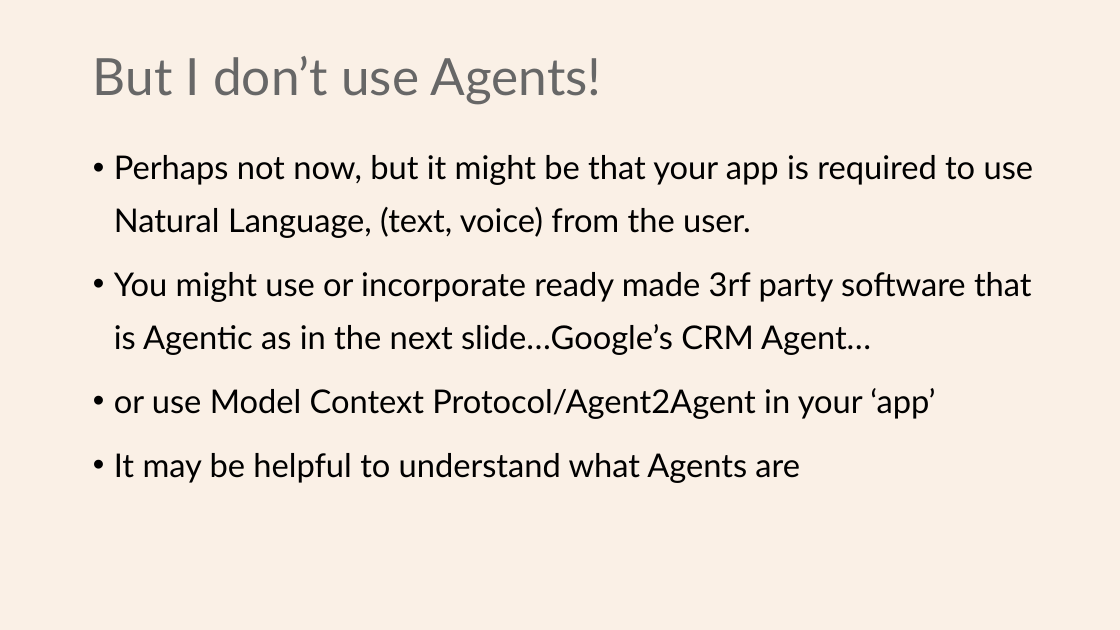
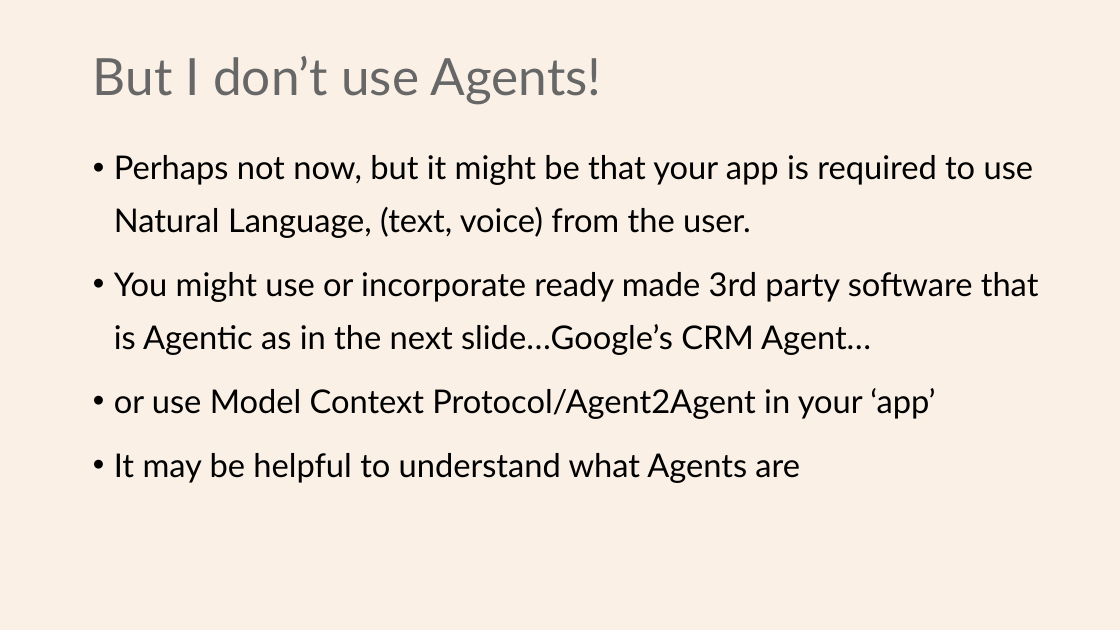
Before and after one commit to Python-Test-Engineer/eval-framework, a slide deck: slide 9 of PYDATA_LONDON_02SEP2025.pptx. Drawn at 1120x630 pixels with LibreOffice and Linux fonts; fonts in the diff are those of the drawing. Boxes give left, top, right and bottom in pixels: in the first picture for what was removed or moved away, otherwise in the second. Text is boxed around its words. In the diff, an @@ line names an element or a change of style, - is before the commit and + after.

```diff
--- a/PYDATA_LONDON_02SEP2025.pptx
+++ b/PYDATA_LONDON_02SEP2025.pptx
@@ text at [114, 272, 1039, 355]: text changed @@
-• You might use or incorporate ready made 3rf party software that is Agentic as in the next slide…Google’s CRM Agent…
+• You might use or incorporate ready made 3rd party software that is Agentic as in the next slide…Google’s CRM Agent…
```
Also in this commit, not shown: 5 other slides changed, 1 other file.
